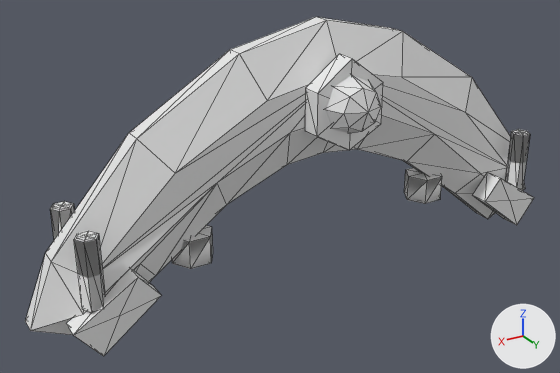
The OBJ model .design/ships3d/meshes/Chord.obj: old version first, new version second.
The view is the same before and after, from a 50 mm lens placed at (27.9, 41.4, 19.7), pointed at (2.7, -0.5, -1.2). Arrows for +X, +Y and +Z are at lower right; the lights stay in place. The first picture is the older version. Mesh edges are drawn as thin lines. Where no turn or scale is listed for an object, it has been applied to the vertices. Vertices at exactly the same position are counted once.

The older version as bpy lines, for what is in view:
```python
me_chord = bpy.data.meshes.new('Chord')
me_chord.from_pydata(...)  # 304 vertices, 460 faces; spans x -20.5..20.5, y -5.3..5.3, z -8.0..10.0
# before: 6 (-5.2, 2.1, 5.9) at pixel (401, 77), 7 (-11.4, 2.0, 2.4) at pixel (465, 112), 11 (-17.0, 1.7, -3.1), 15 (-17.8, 2.2, -5.1), 19 (-16.9, 1.6, -5.4)
# before: 23 (-13.9, 1.8, -3.0) at pixel (480, 173), 27 (-8.7, 1.9, 1.2) at pixel (434, 134), 31 (-3.5, 2.0, 3.5), 35 (0.0, 2.2, 4.0), 39 (3.5, 2.0, 3.5) at pixel (290, 132)
# before: 43 (8.7, 1.9, 1.2) at pixel (217, 182), 47 (13.9, 1.8, -3.0) at pixel (140, 263), 51 (16.9, 1.6, -5.4), 55 (17.8, 2.2, -5.1) at pixel (83, 314), 59 (17.0, 1.7, -3.1)
# before: 63 (11.4, 2.0, 2.4) at pixel (175, 173), 67 (5.2, 2.1, 5.9) at pixel (267, 100), 71 (0.0, 2.3, 7.0)
ob_chord = bpy.data.objects.new('Chord', me_chord)
ob_chord.location = (0.0, 0.0, 0.0)
```
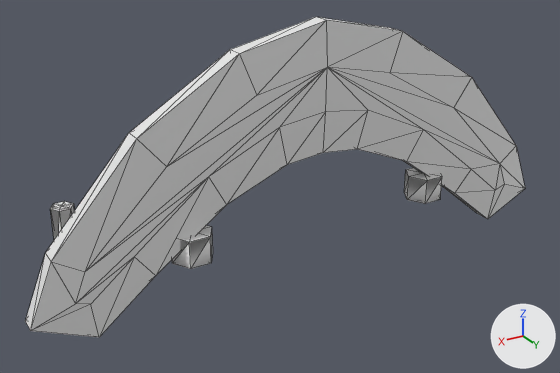
What differs and where, as boxes [x1, y1, x2, y2] in the pictures (560 x 373 px; the box of a moved part takes in the faces that stretch with it):
'Chord', reshaped
    before: [25, 17, 534, 356]
    after: [25, 17, 525, 337]
part 1 of me_chord, deleted
    before: [66, 54, 534, 356]
part 2 of me_chord, moved or reshaped
    before: [31, 20, 525, 335]
    after: [31, 20, 525, 337]

Diff of the bpy script that builds the scene:
```diff
--- a/.design/ships3d/meshes/Chord.obj.py
+++ b/.design/ships3d/meshes/Chord.obj.py
@@ me_chord @@
 # used by ob_chord; location = (0.0, 0.0, 0.0)
 # verts and faces of me_chord; kept vertices keep their numbers, new ones are numbered from 304
-me_chord.from_pydata(...)  # 304 vertices, 460 faces; spans x -20.5..20.5, y -5.3..5.3, z -8.0..10.0
+me_chord.from_pydata(...)  # 209 vertices, 330 faces; spans x -20.5..20.5, y -5.3..1.3, z -8.0..10.0
+# me_chord part 1: 9 loose pieces with 95 vertices, spanning x -18.7..18.7, y 1.7..5.3, z -7.6..8.2, are deleted
+# me_chord part 2
+for i in [7, 31, 39, 63]: verts[i] += (0.0, -1.2, 0.0)
+for i in [11, 19, 51, 59]: verts[i] += (0.0, -0.9, 0.0)
+for i in [15, 35, 55]: verts[i] += (0.0, -1.4, 0.0)
+verts[6] = (-5.2, 0.8, 5.9)  # moved, pixel (389, 72)
+verts[67] = (5.2, 0.8, 5.9)  # moved, pixel (256, 95)
+verts[23] = (-13.9, 0.8, -3.0)  # moved, pixel (471, 169)
+verts[47] = (13.9, 0.8, -3.0)  # moved, pixel (134, 256)
+verts[27] = (-8.7, 0.8, 1.2)  # moved, pixel (423, 129)
+verts[43] = (8.7, 0.8, 1.2)  # moved, pixel (208, 176)
+verts[71] = (0.0, 0.8, 7.0)  # moved, pixel (327, 67)
```
